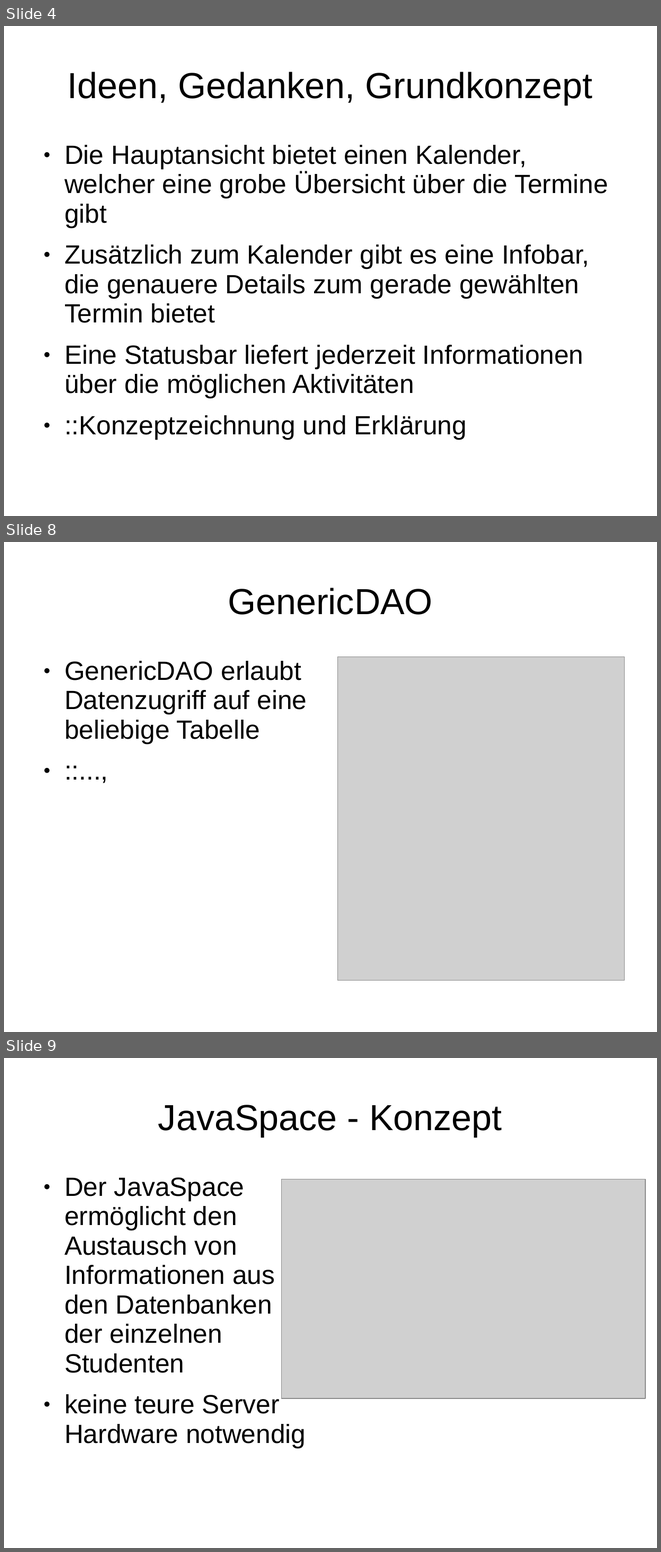
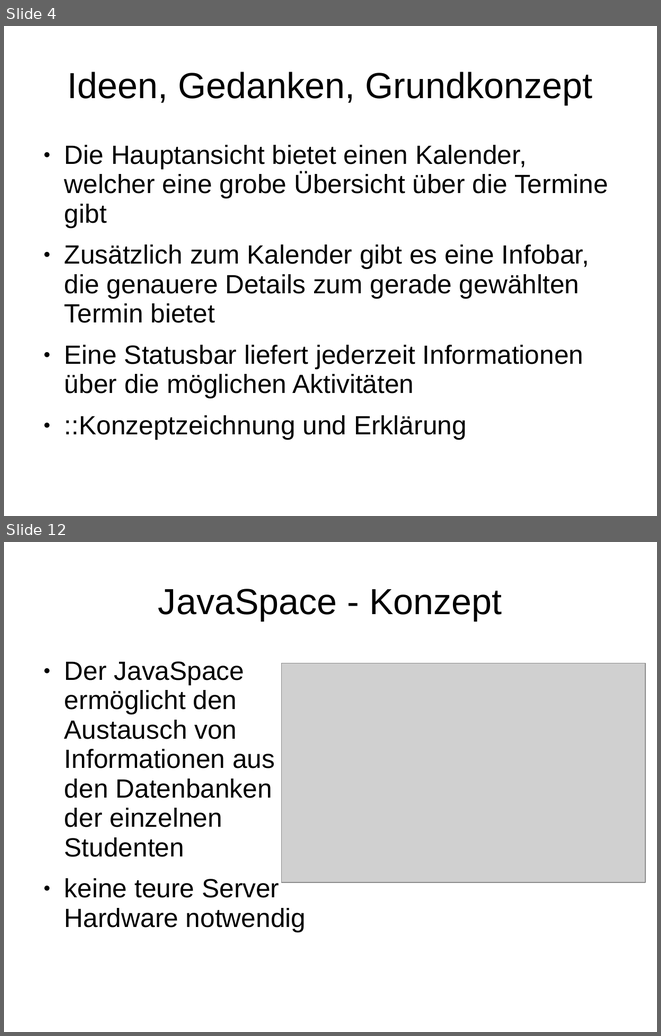
Before and after one commit to BackupTheBerlios/autopsi-svn, a slide deck: trunk/org/mr2/präsentation.ppt. Shown one above the other, each under a label of ours: slides 4, 8 and 9 before the commit, slides 4 and 12 after it; the slides between them are not shown. The pictures are 661x1552 and 661x1036 pixels, drawn with LibreOffice and Linux fonts; fonts in the diff are those of the drawing; grey boxes stand for pictures; background and template pictures are left out. Boxes give left, top, right and bottom in pixels: in the first picture for what was removed or moved away, otherwise in the second. Text is boxed around its words. In the diff, an @@ line names an element or a change of style, - is before the commit and + after.

```diff
--- a/trunk/org/mr2/präsentation.ppt
+++ b/trunk/org/mr2/präsentation.ppt
@@ slide 8 removed at bbox=[4, 542, 657, 1032], background #FFFFFF @@
@@ title removed at bbox=[228, 588, 433, 615] @@
-GenericDAO
@@ text removed at bbox=[64, 661, 307, 743] @@
-● GenericDAO erlaubt Datenzugriff auf eine beliebige Tabelle
-● ::...,
@@ picture removed at bbox=[337, 656, 625, 980] @@
@@ what was slide 9 is now slide 12 @@
```
Also in this commit, not shown: 7 slides added, 3 other slides removed, 2 other files.
